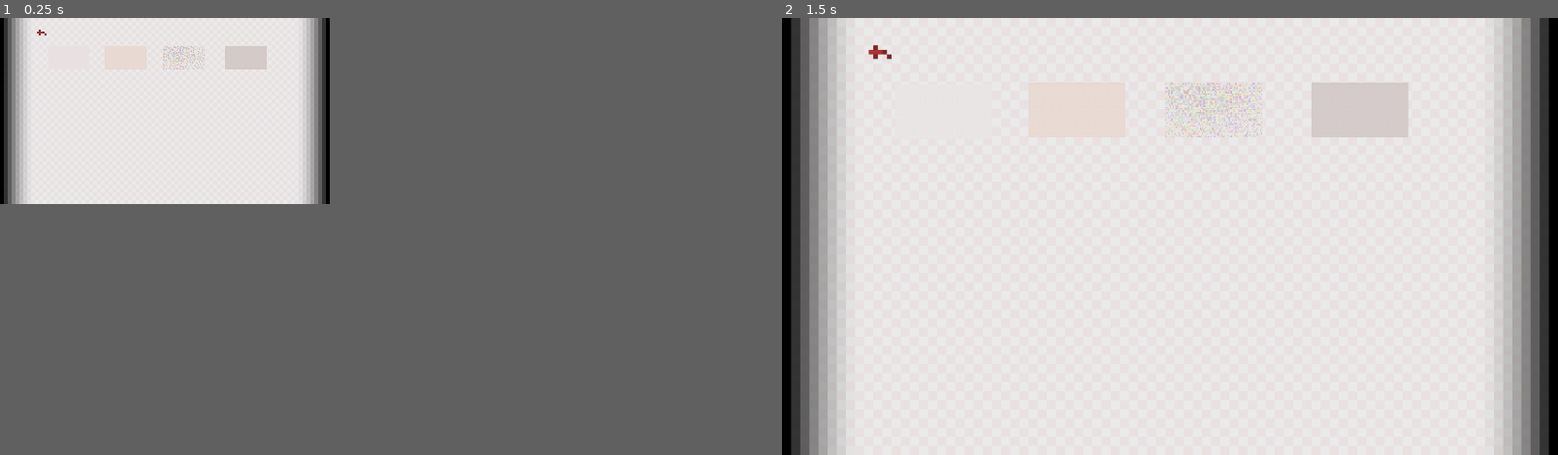
Above: before the commit, frames 1-2 (left to right).
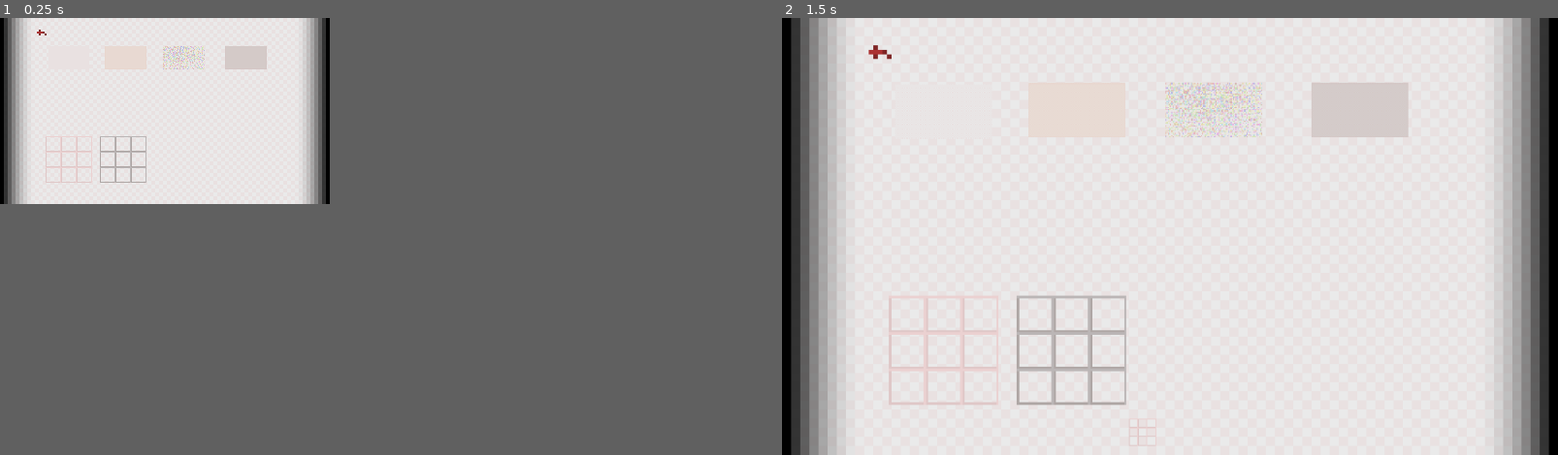
Above: after the commit, the same moments.

Repository: OpenTicTacToeX/OpenTicTacToeX
Game: Godot game, scene res://src/other/store/store.tscn
Two runs of this game, one before a commit and one after it. Both use one fixed random seed, a clock stepped at 60 frames per second and the inputs below. This scene is started directly instead of the project's main scene.
Inputs:
- Up to frame 1 (0.25 s): no input
- Up to frame 2 (1.5 s): tap Enter at 0.5 s; tap R (R) at 0.6, 1.35 s; tap F4 (reset_SIZE) at 1.25 s

The runs differ from the first frame. In frame 1, 0.3% of the frame differs, in the area x 5-19%, y 27-38%; in frame 2, 1.3%, in the area x 13-49%, y 63-98%.

Commit message:
board and save

Diff:
--- a/src/project.godot
+++ b/src/project.godot
@@ -47,7 +47,7 @@
 
 [editor_plugins]
 
-enabled=PoolStringArray(  )
+enabled=PoolStringArray( "PersistenceNode" )
 
 [input]
 
--- /dev/null
+++ b/src/src/other/board/board.gd
@@ -0,0 +1,25 @@
+extends AnimatedSprite
+
+
+# Declare member variables here. Examples:
+# var a = 2
+# var b = "text"
+
+
+# Called when the node enters the scene tree for the first time.
+func _ready():
+	pass # Replace with function body.
+
+
+# Called every frame. 'delta' is the elapsed time since the previous frame.
+func _process(delta):
+	if Glovar.board == 1:
+		animation = "1"
+	elif Glovar.board == 2:
+		animation = "2"
+	elif Glovar.board == 3:
+		animation = "3"
+	elif Glovar.board == 4:
+		animation = "4"
+	else:
+		Glovar.board = 1
--- a/src/src/other/board/board.tscn
+++ b/src/src/other/board/board.tscn
@@ -1,6 +1,8 @@
-[gd_scene load_steps=3 format=2]
+[gd_scene load_steps=5 format=2]
 
 [ext_resource path="res://textures/board/board1.png" type="Texture" id=1]
+[ext_resource path="res://src/other/board/board.gd" type="Script" id=2]
+[ext_resource path="res://textures/board/board2.png" type="Texture" id=3]
 
 [sub_resource type="SpriteFrames" id=1]
 animations = [ {
@@ -8,9 +10,15 @@
 "loop": true,
 "name": "1",
 "speed": 5.0
+}, {
+"frames": [ ExtResource( 3 ) ],
+"loop": true,
+"name": "2",
+"speed": 5.0
 } ]
 
 [node name="board" type="AnimatedSprite"]
 frames = SubResource( 1 )
-animation = "1"
+animation = "2"
 centered = false
+script = ExtResource( 2 )
--- a/src/src/other/save/save.gd
+++ b/src/src/other/save/save.gd
@@ -27,12 +27,37 @@
 	if data.empty():
 		_savesize()
 	else:
+		if data.has("sizex") == false:
+			data["sizex"] = 850
+			data["sizey"] = 480
+			$size.save_data("size")
 		Glovar.size.x = data["sizex"]
 		Glovar.size.y = int(data["sizex"] / 16 * 9)
 		OS.window_fullscreen = data["fullscreen"]
 		OS.set_window_size(Glovar.size)
 
+func _savedeco():
+	var data = $deco.get_data("deco")
+	data["back"] = Glovar.back
+	data["board"] = Glovar.board
+	$deco.save_data("deco")
+
+func _loaddeco():
+	var data = $deco.get_data("deco")
+	if data.empty():
+		_savesize()
+	else:
+		if data.has("back") == false:
+			data["back"] = 1
+		elif data.has("board") == false:
+			data["board"] = 1
+		Glovar.back = data["back"]
+		Glovar.board = data["board"]
+
+
 func _save():
 	_savesize()
+	_savedeco()
 func _load():
 	_loadsize()
+	_loaddeco()
--- a/src/src/other/save/save.tscn
+++ b/src/src/other/save/save.tscn
@@ -10,4 +10,8 @@
 script = ExtResource( 1 )
 mode = 1
 folder_name = "save"
-no_valid_names = [ "default" ]
+
+[node name="deco" type="Node" parent="."]
+script = ExtResource( 1 )
+mode = 1
+folder_name = "save"
--- a/src/src/other/singleton/Glovar.gd
+++ b/src/src/other/singleton/Glovar.gd
@@ -11,6 +11,7 @@
 var size = Vector2()
 var savesize = Vector2()
 var back = 1
+var board = 1
 
 
 # Called when the node enters the scene tree for the first time.
--- a/src/src/other/store/store.gd
+++ b/src/src/other/store/store.gd
@@ -19,6 +19,13 @@
 	$save._save()
 	get_tree().change_scene("res://src/other/menu/menu.tscn")
 
+func _notification(what):
+	if (what == MainLoop.NOTIFICATION_WM_QUIT_REQUEST):
+		#
+		$save._save()
+		#
+		get_tree().quit()
+
 
 func _on_back1_pressed():
 	Glovar.back = 1
@@ -28,3 +35,9 @@
 	Glovar.back = 3
 func _on_back4_pressed():
 	Glovar.back = 4
+
+
+func _on_board1_pressed():
+	Glovar.board = 1
+func _on_board2_pressed():
+	Glovar.board = 2
--- a/src/src/other/store/store.tscn
+++ b/src/src/other/store/store.tscn
@@ -9,31 +9,49 @@
 [ext_resource path="res://src/other/save/save.tscn" type="PackedScene" id=7]
 [ext_resource path="res://textures/menu/restart.png" type="Texture" id=8]
 [ext_resource path="res://textures/effect.png" type="Texture" id=9]
+[ext_resource path="res://textures/board/board1.png" type="Texture" id=10]
+[ext_resource path="res://textures/board/board2.png" type="Texture" id=11]
+[ext_resource path="res://src/other/board/board.tscn" type="PackedScene" id=12]
 
 [node name="store" type="Node2D"]
 script = ExtResource( 2 )
 
 [node name="back" parent="." instance=ExtResource( 1 )]
 
-[node name="back1" type="TouchScreenButton" parent="."]
+[node name="back_images" type="Node" parent="."]
+
+[node name="back1" type="TouchScreenButton" parent="back_images"]
 position = Vector2( 12.3893, 7.26432 )
 scale = Vector2( 0.125, 0.125 )
 normal = ExtResource( 3 )
 
-[node name="back2" type="TouchScreenButton" parent="."]
+[node name="back2" type="TouchScreenButton" parent="back_images"]
 position = Vector2( 27.019, 7.13189 )
 scale = Vector2( 0.125, 0.125 )
 normal = ExtResource( 4 )
 
-[node name="back3" type="TouchScreenButton" parent="."]
+[node name="back3" type="TouchScreenButton" parent="back_images"]
 position = Vector2( 42.019, 7.13189 )
 scale = Vector2( 0.125, 0.125 )
 normal = ExtResource( 5 )
 
-[node name="back4" type="TouchScreenButton" parent="."]
+[node name="back4" type="TouchScreenButton" parent="back_images"]
 position = Vector2( 58.019, 7.13189 )
 scale = Vector2( 0.125, 0.125 )
 normal = ExtResource( 6 )
+
+[node name="Node2D" type="Node2D" parent="."]
+position = Vector2( 0, -3 )
+
+[node name="board1" type="TouchScreenButton" parent="Node2D"]
+position = Vector2( 11.75, 33.5 )
+scale = Vector2( 0.25, 0.25 )
+normal = ExtResource( 10 )
+
+[node name="board2" type="TouchScreenButton" parent="Node2D"]
+position = Vector2( 25.75, 33.5 )
+scale = Vector2( 0.25, 0.25 )
+normal = ExtResource( 11 )
 
 [node name="exit" type="TouchScreenButton" parent="."]
 modulate = Color( 0.67451, 0.196078, 0.196078, 1 )
@@ -46,8 +64,14 @@
 [node name="Sprite" type="Sprite" parent="."]
 texture = ExtResource( 9 )
 centered = false
-[connection signal="pressed" from="back1" to="." method="_on_back1_pressed"]
-[connection signal="pressed" from="back2" to="." method="_on_back2_pressed"]
-[connection signal="pressed" from="back3" to="." method="_on_back3_pressed"]
-[connection signal="pressed" from="back4" to="." method="_on_back4_pressed"]
+
+[node name="board" parent="." instance=ExtResource( 12 )]
+position = Vector2( 38, 44 )
+scale = Vector2( 0.062, 0.062 )
+[connection signal="pressed" from="back_images/back1" to="." method="_on_back1_pressed"]
+[connection signal="pressed" from="back_images/back2" to="." method="_on_back2_pressed"]
+[connection signal="pressed" from="back_images/back3" to="." method="_on_back3_pressed"]
+[connection signal="pressed" from="back_images/back4" to="." method="_on_back4_pressed"]
+[connection signal="pressed" from="Node2D/board1" to="." method="_on_board1_pressed"]
+[connection signal="pressed" from="Node2D/board2" to="." method="_on_board2_pressed"]
 [connection signal="pressed" from="exit" to="." method="_on_exit_pressed"]
Not shown: 1 places in src/src/other/store/store.tscn that only renumber resources
Binary file added: src/textures/board/board2.png
Not shown, added: src/textures/board/board2.png.import
Not shown, added: src/textures/board/src/back.pxo
Not shown, added: src/textures/board/src/board.pxo
